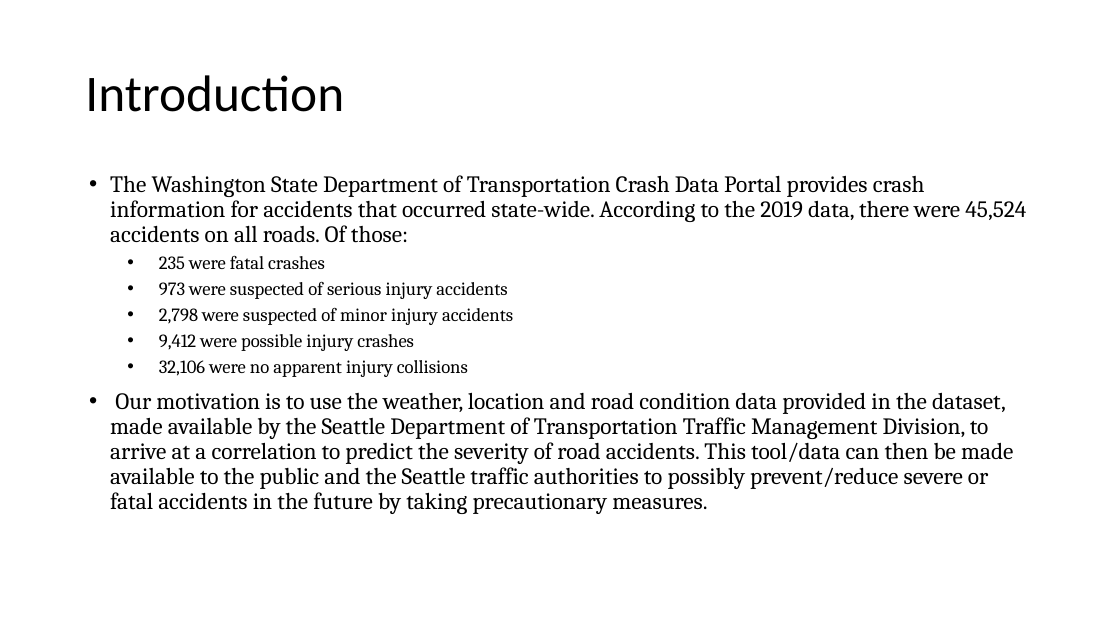
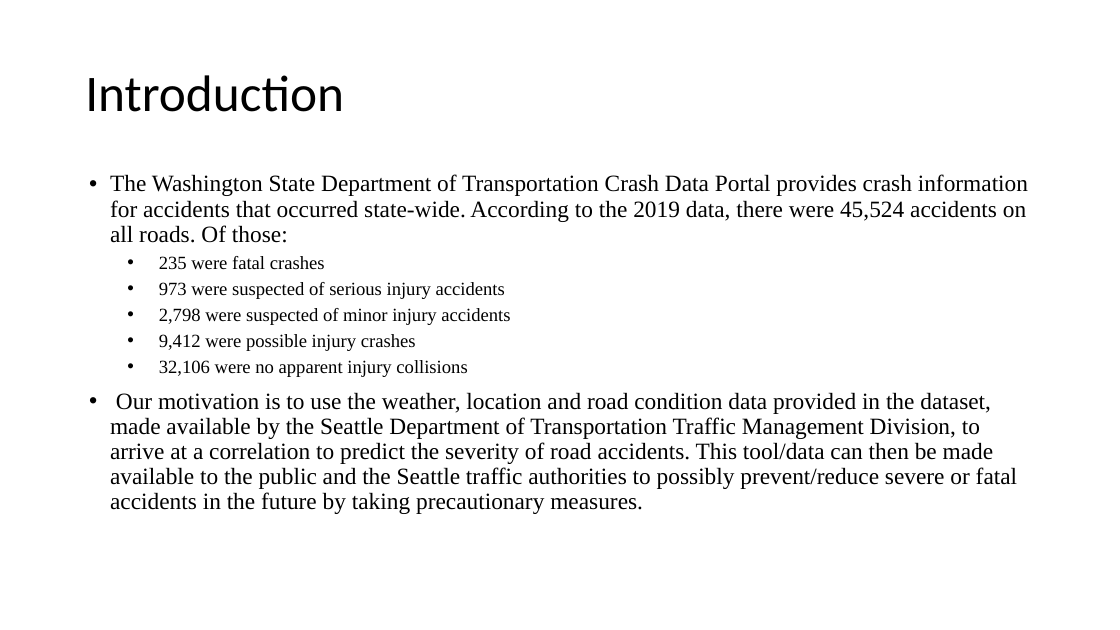
Before and after one commit to omar00070/Coursera_Capstone, a slide deck: slide 2 of Presentation - Car Accident Severity Prediction.pptx. Drawn at 1120x630 pixels with LibreOffice and Linux fonts; fonts in the diff are those of the drawing. Boxes give left, top, right and bottom in pixels: in the first picture for what was removed or moved away, otherwise in the second. Text is boxed around its words. In the diff, an @@ line names an element or a change of style, - is before the commit and + after.

```diff
--- a/Presentation - Car Accident Severity Prediction.pptx
+++ b/Presentation - Car Accident Severity Prediction.pptx
@@ text "The Washington State Department of ..." at (x1=110, y1=174, x2=1028, y2=514): font Cambria to Times New Roman; indent changed @@
```
Also in this commit, not shown: 8 other slides changed, 1 other file.
